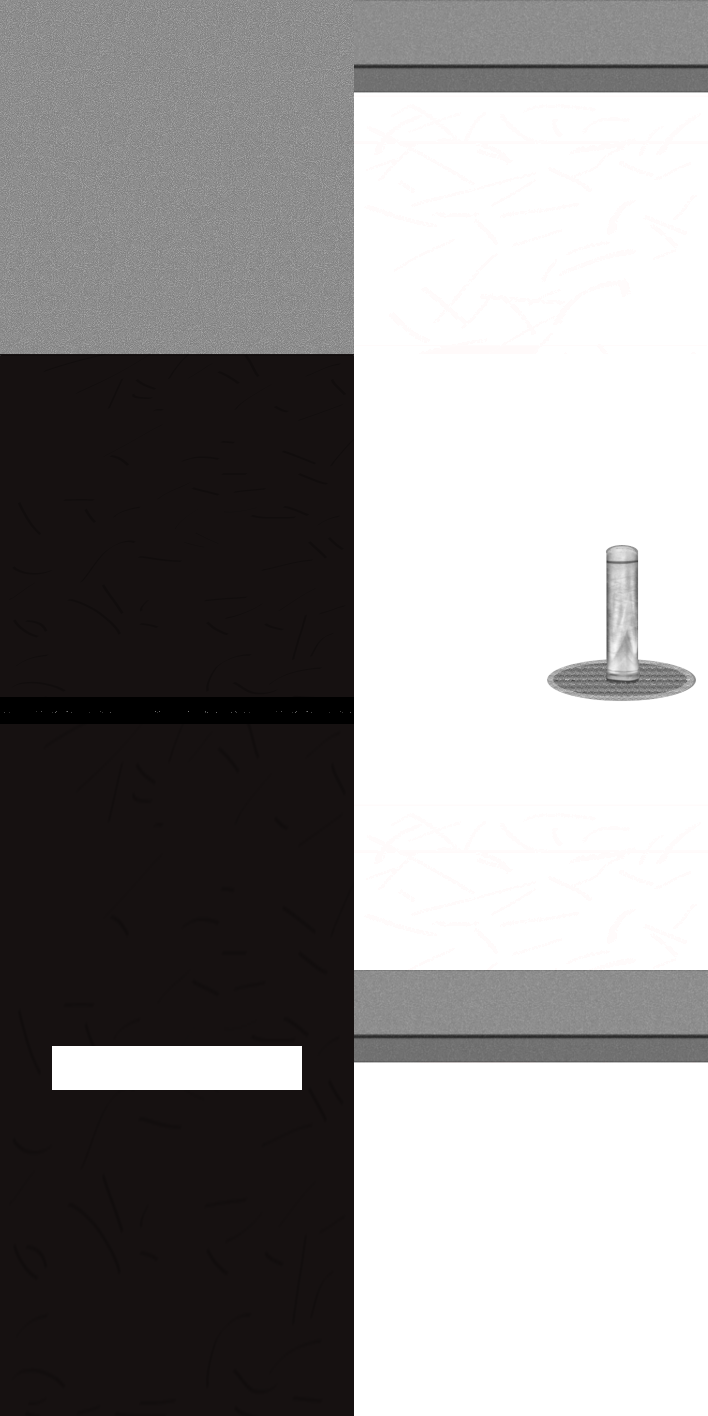
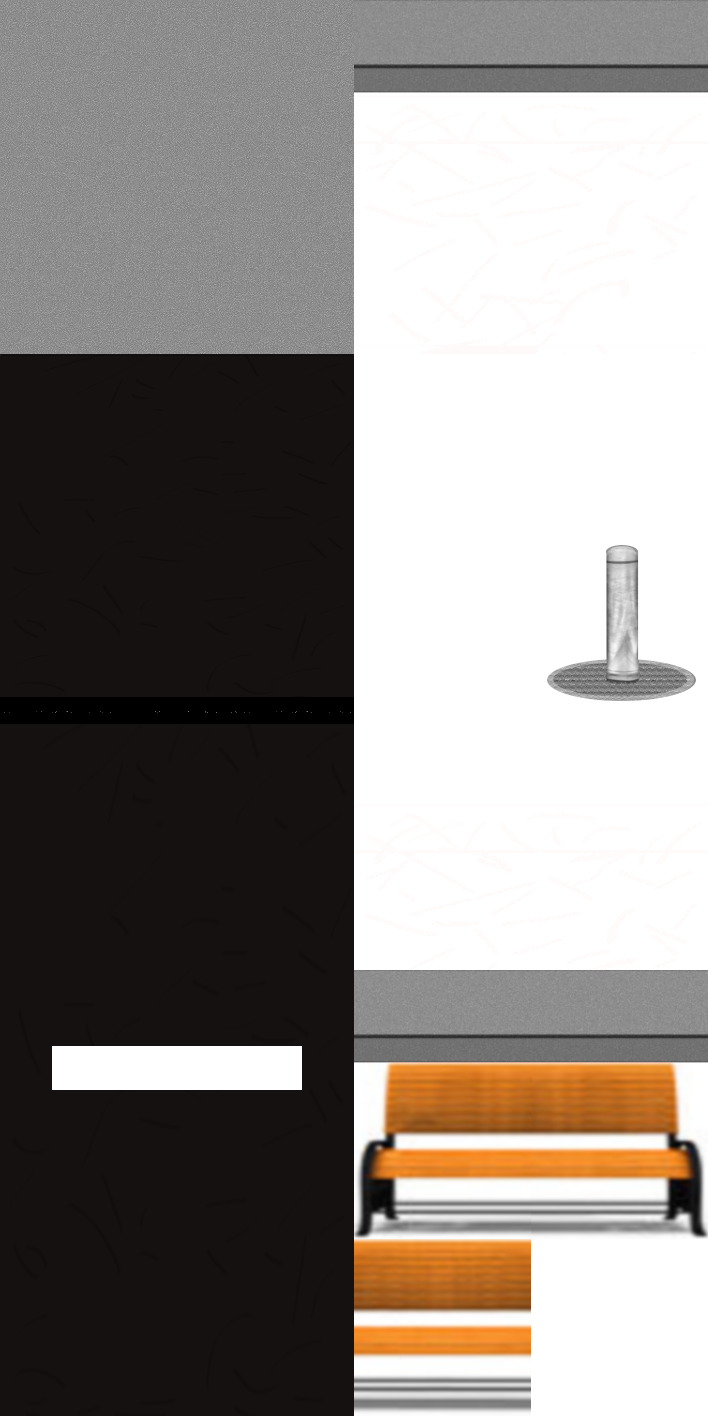
Before/after of a 708 × 1416 layered artwork. What changed in the layer stack:
painted on "road_tiles.svg" over [left=354, top=1062, right=708, bottom=1416]
